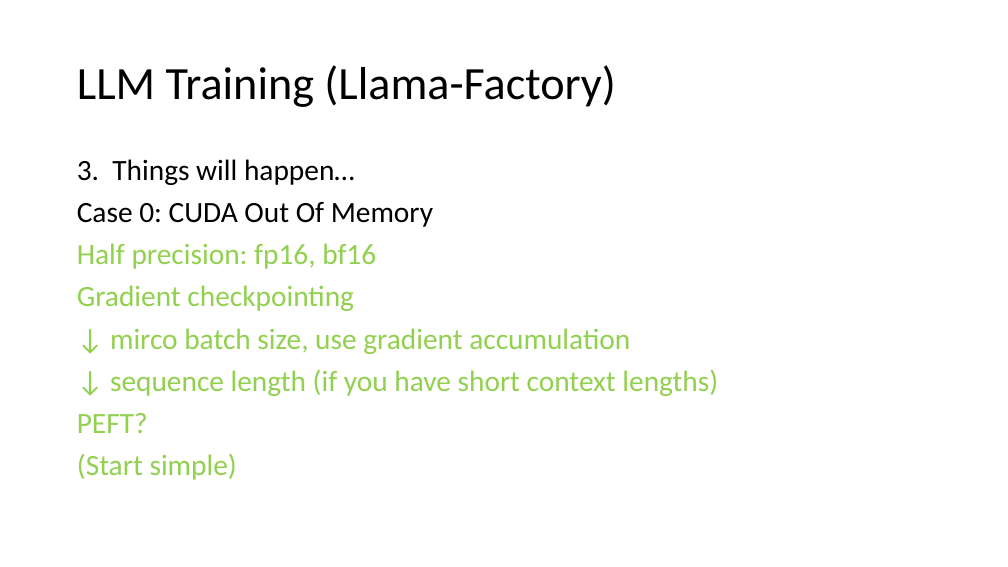
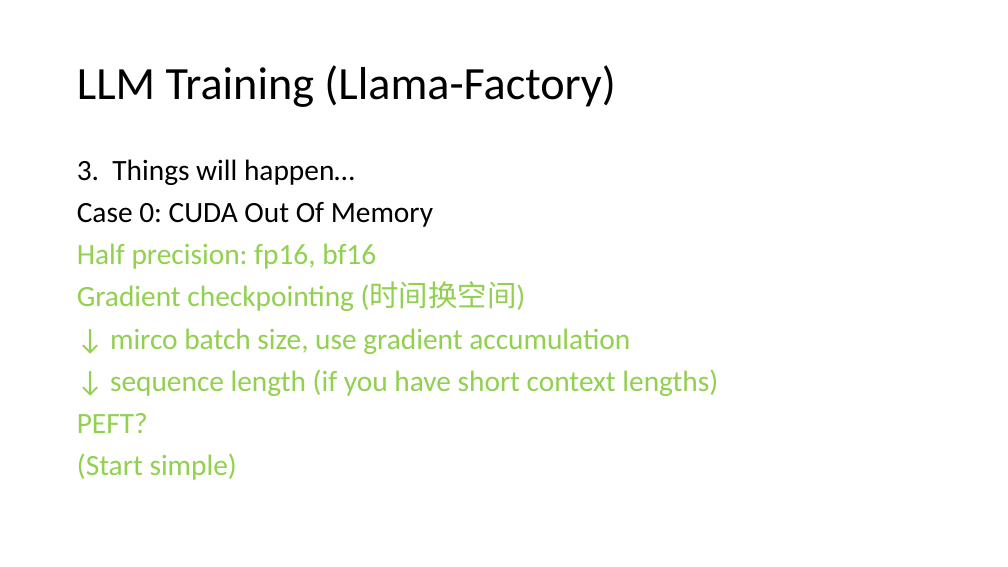
Before and after one commit to Chord-Chen-30/ShanghaiTech-NLP-Lecture-S26, a slide deck: slide 18 of llm_engineering.pptx. Drawn at 1008x567 pixels with LibreOffice and Linux fonts; fonts in the diff are those of the drawing. Boxes give left, top, right and bottom in pixels: in the first picture for what was removed or moved away, otherwise in the second. Text is boxed around its words. In the diff, an @@ line names an element or a change of style, - is before the commit and + after.

```diff
--- a/llm_engineering.pptx
+++ b/llm_engineering.pptx
@@ text at [77, 282, 526, 311]: text changed @@
-Gradient checkpointing
+Gradient checkpointing (时间换空间)
```
Also in this commit, not shown: 2 other slides changed, 2 other files.
